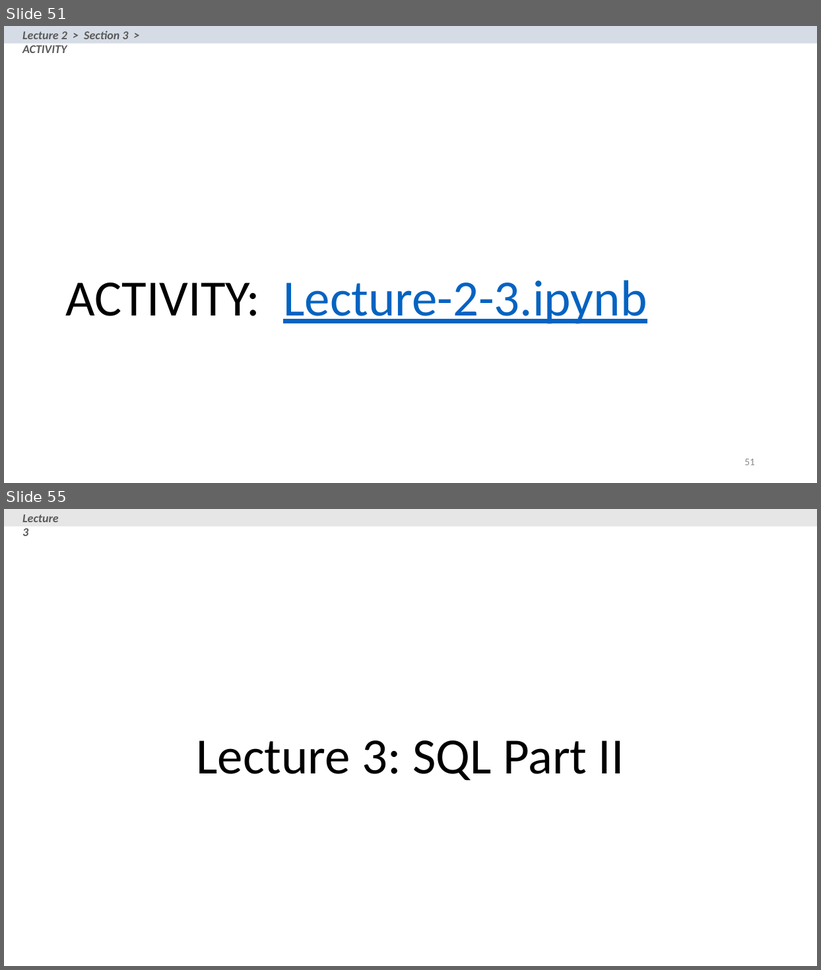
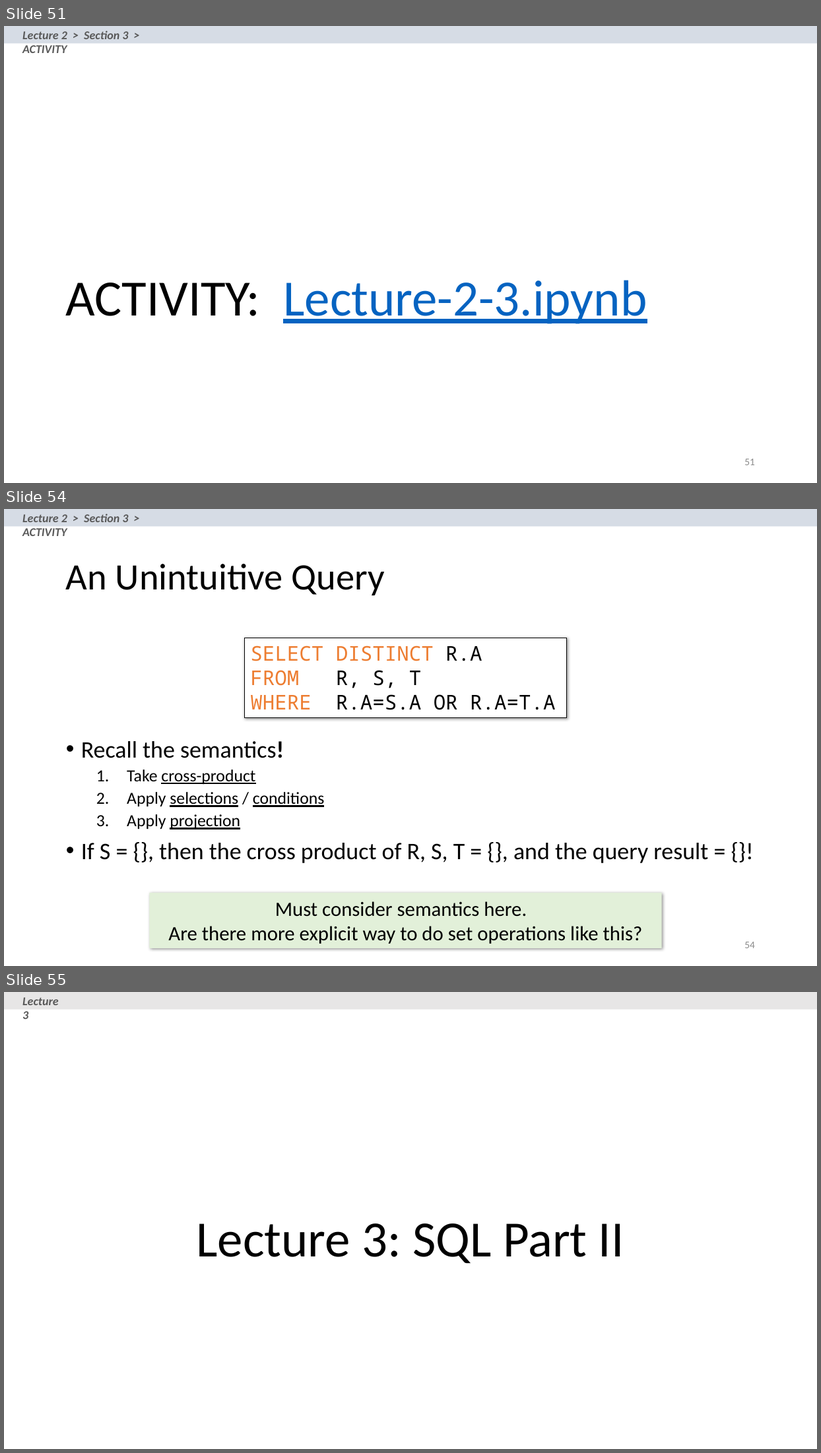
Before and after one commit to XIEQ/cs145-notebooks, a slide deck: lecture-2-3/Lecture_2_3_SQL.pptx. Shown one above the other, each under a label of ours: slides 51 and 55 before the commit, slides 51, 54 and 55 after it; the slides between them are not shown. The pictures are 821x970 and 821x1453 pixels, drawn with LibreOffice and Linux fonts; fonts in the diff are those of the drawing. Boxes give left, top, right and bottom in pixels: in the first picture for what was removed or moved away, otherwise in the second. Text is boxed around its words. In the diff, an @@ line names an element or a change of style, - is before the commit and + after.

```diff
--- a/lecture-2-3/Lecture_2_3_SQL.pptx
+++ b/lecture-2-3/Lecture_2_3_SQL.pptx
@@ slide 54 added at (4, 509, 817, 966), background #FFFFFF @@
@@ rectangle added at (4, 509, 817, 527), fill #D6DCE5 @@
@@ text added at (22, 514, 128, 536), 14 pt, text #595959, bold, italic @@
+Lecture 2 > Section 3 > ACTIVITY
@@ title added at (66, 564, 385, 595), 44 pt, text #000000 @@
+An Unintuitive Query
@@ rectangle added at (244, 638, 567, 718), fill #FFFFFF, outline #000000 0.75 pt, 24 pt, text #000000 @@
+SELECT DISTINCT R.A
+FROM R, S, T
+WHERE R.A=S.A OR R.A=T.A
@@ text added at (81, 741, 708, 863), 28 pt, text #000000 @@
+• Recall the semantics!
+  1. Take cross-product
+  2. Apply selections / conditions
+  3. Apply projection
+• If S = {}, then the cross product of R, S, T = {}, and the query result = {}!
@@ rectangle added at (150, 893, 662, 949), fill #E2F0D9, 24 pt, text #000000 @@
+Must consider semantics here.
+Are there more explicit way to do set operations like this?
@@ page number added at (745, 942, 755, 949), 12 pt, text #8C8C8C @@
+54
```
Also in this commit, not shown: 5 slides changed, 9 other slides added, 9 other files.
